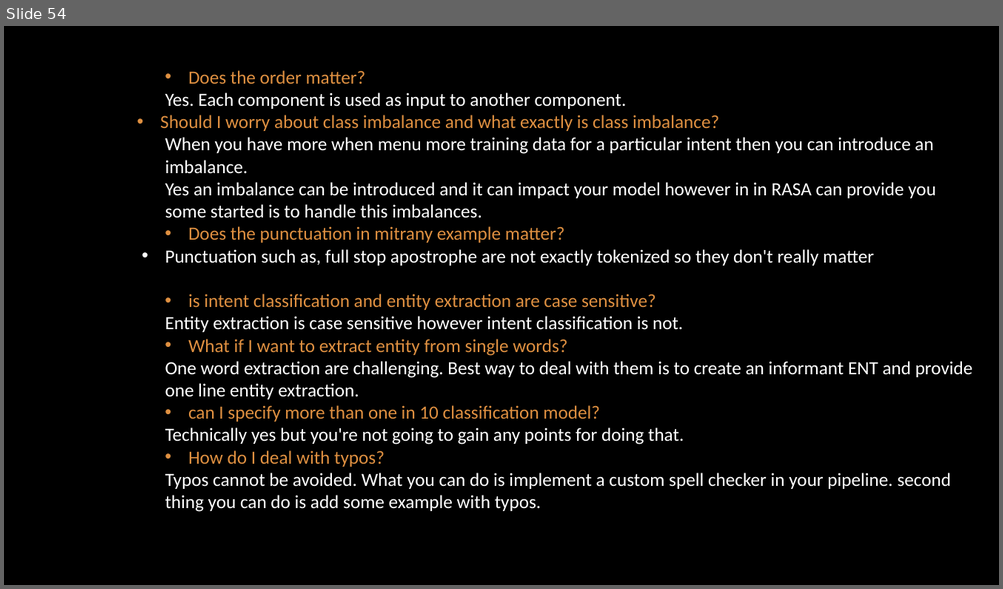
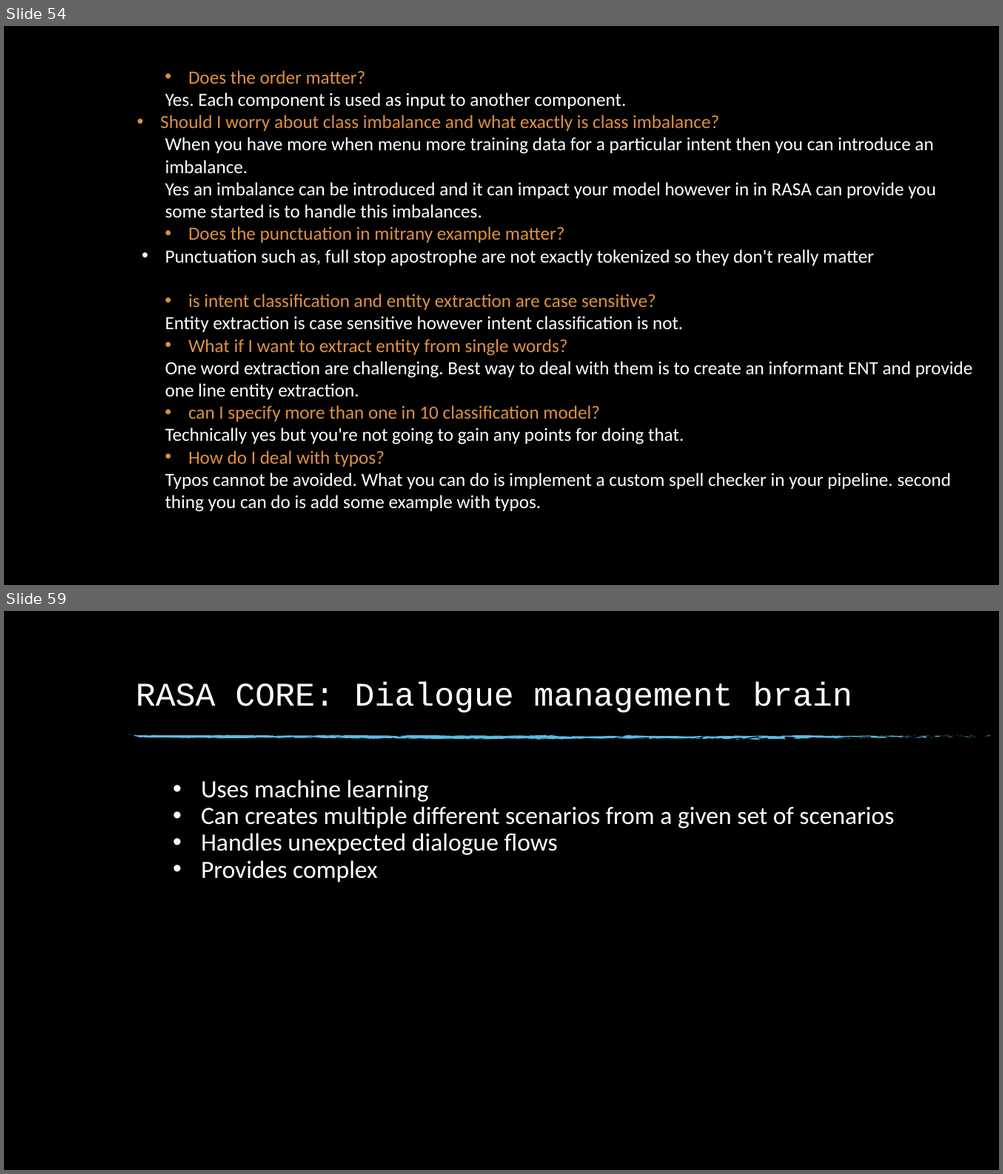
Before and after one commit to dinesh19aug/rasa-workshop, a slide deck: Natural Language Processing Workshop.pptx. Shown one above the other, each under a label of ours: slide 54 before the commit, slides 54 and 59 after it; the slides between them are not shown. The pictures are 1003x589 and 1003x1174 pixels, drawn with LibreOffice and Linux fonts; fonts in the diff are those of the drawing; background and template pictures are left out. Boxes give left, top, right and bottom in pixels: in the first picture for what was removed or moved away, otherwise in the second. Text is boxed around its words. In the diff, an @@ line names an element or a change of style, - is before the commit and + after.

```diff
--- a/Natural Language Processing Workshop.pptx
+++ b/Natural Language Processing Workshop.pptx
@@ slide 59 added at (4,611,999,1170), background picture (left out) @@
@@ title added at (136,682,852,713), 32 pt, text #FFFFFF @@
+RASA CORE: Dialogue management brain
@@ group added at (128,735,990,740): 74 freeform shapes @@
@@ text added at (201,780,893,883), 24 pt, text #FFFFFF @@
+• Uses machine learning
+• Can creates multiple different scenarios from a given set of scenarios
+• Handles unexpected dialogue flows
+• Provides complex
```
Also in this commit, not shown: 8 other slides added.
